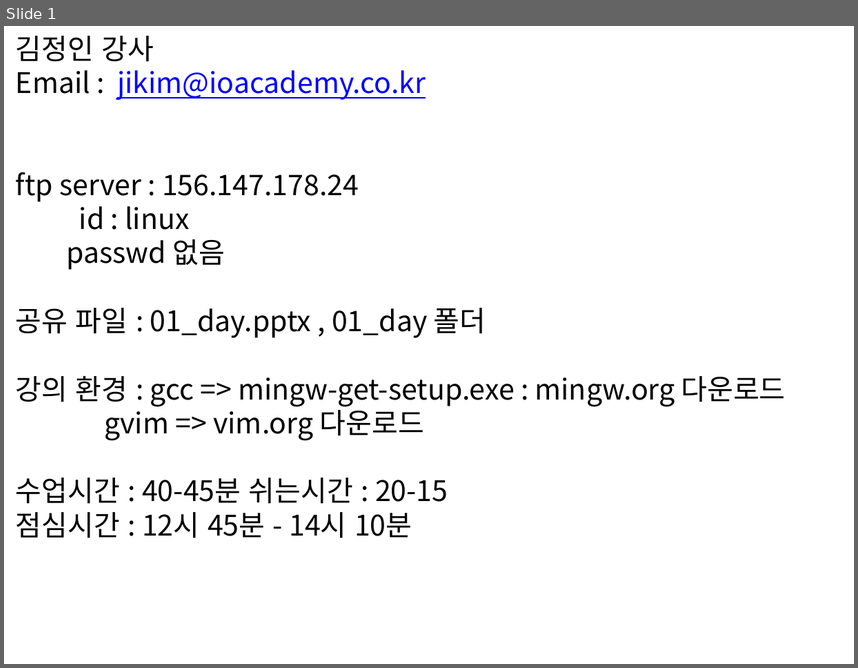
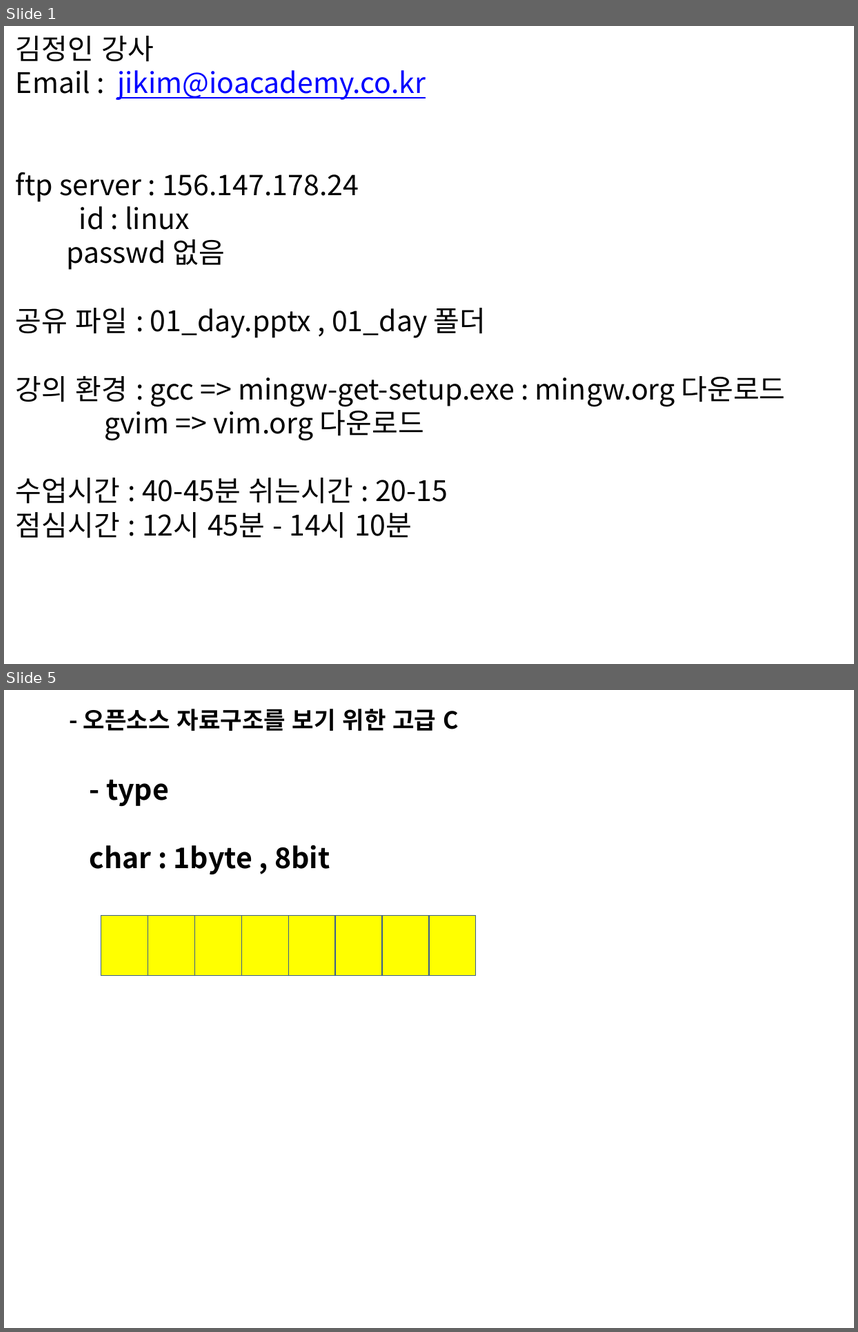
Before and after one commit to chisun-joung/osdsalgo_c, a slide deck: 01_day.pptx. Shown one above the other, each under a label of ours: slide 1 before the commit, slides 1 and 5 after it; the slides between them are not shown. The pictures are 858x668 and 858x1332 pixels, drawn with LibreOffice and Linux fonts; fonts in the diff are those of the drawing. Boxes give left, top, right and bottom in pixels: in the first picture for what was removed or moved away, otherwise in the second. Text is boxed around its words. In the diff, an @@ line names an element or a change of style, - is before the commit and + after.

Commit message:
type  정수정리 대박...

```diff
--- a/01_day.pptx
+++ b/01_day.pptx
@@ slide 5 added at (4,690,854,1328), background #FFFFFF @@
@@ text added at (83,709,458,731), 20 pt, text #000000, bold @@
+- 오픈소스 자료구조를 보기 위한 고급 C
@@ text added at (90,779,330,875), 24 pt, text #000000, bold @@
+- type
+char : 1byte , 8bit
@@ rectangle added at (101,915,148,976), fill #FFFF00, outline #3A5F8C 0.75 pt @@
@@ rectangle added at (148,915,194,976), fill #FFFF00, outline #3A5F8C 0.75 pt @@
@@ rectangle added at (194,915,241,976), fill #FFFF00, outline #3A5F8C 0.75 pt @@
@@ rectangle added at (242,915,289,976), fill #FFFF00, outline #3A5F8C 0.75 pt @@
@@ rectangle added at (289,915,335,976), fill #FFFF00, outline #3A5F8C 0.75 pt @@
@@ rectangle added at (335,915,382,976), fill #FFFF00, outline #3A5F8C 0.75 pt @@
@@ rectangle added at (382,915,429,976), fill #FFFF00, outline #3A5F8C 0.75 pt @@
@@ rectangle added at (429,915,476,976), fill #FFFF00, outline #3A5F8C 0.75 pt @@
```
Also in this commit, not shown: 1 slide changed, 16 other slides added, 1 other file.
